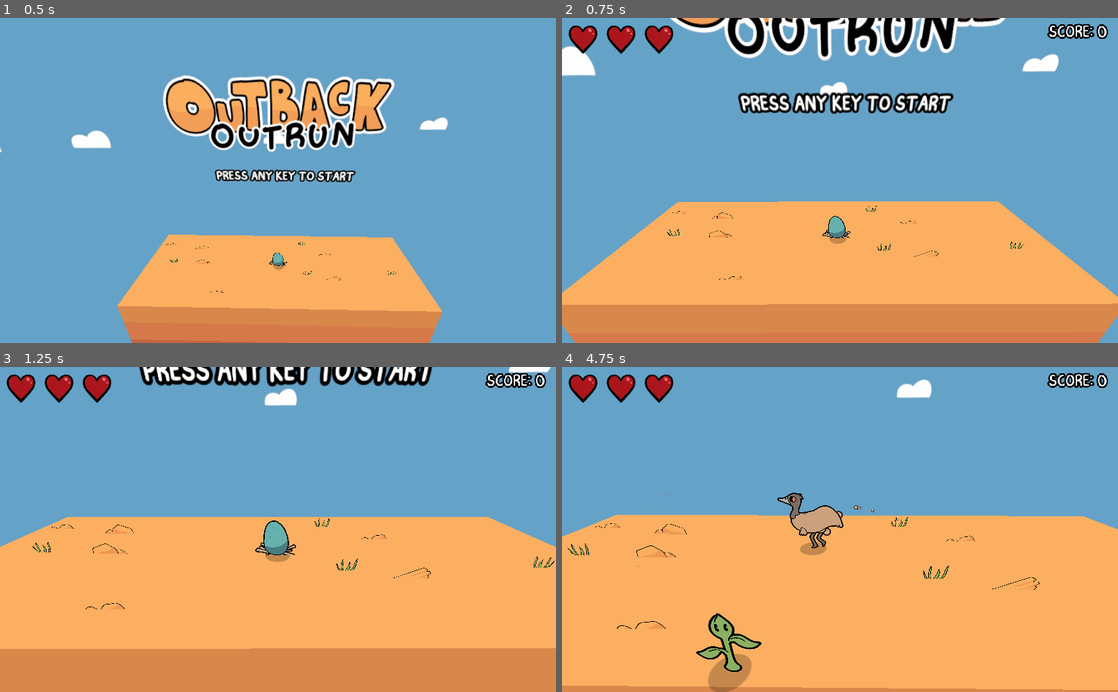
Above: before the commit, frames 1-4 (two rows, left to right).
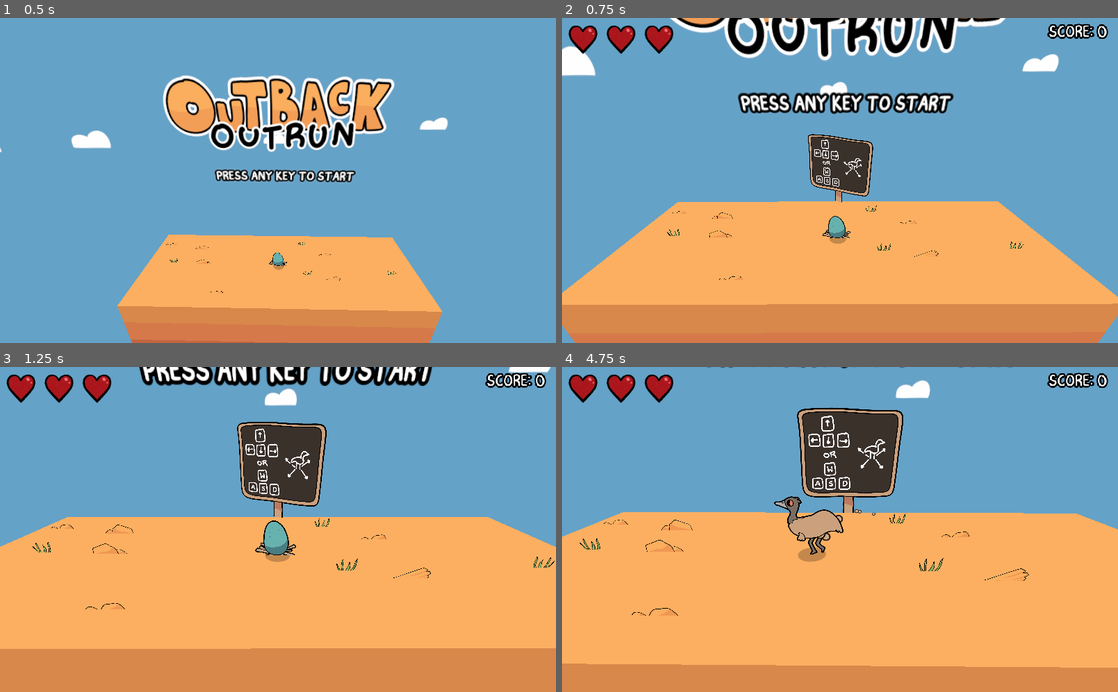
Above: after the commit, the same moments.

Repository: RonanSandoval/Games-Den-Quick
Game: Godot game, scene res://Scenes/Main Scene.tscn
The game is run twice, just before and just after one commit, with the same random seed, the same clock (stepped at 60 frames per second) and the same inputs. The engine's default icon, where the game draws it, is replaced by a stand-in: a white triangle on a blue panel in a dark square.
Inputs:
- Up to frame 1 (0.5 s): no input
- Up to frame 2 (0.75 s): tap Enter at 0.5 s; hold D (move_right) from 0.53 s (still down)
- Up to frame 3 (1.25 s): keep holding D (move_right)
- Up to frame 4 (4.75 s): release D (move_right) at 1.28 s; hold S (move_down) 1.28-2.03 s; hold D (move_right) 2.03-2.78 s; hold Up (move_up) 2.78-3.53 s; hold Left (move_left) from 3.53 s (still down)

Frame 1 is identical in both runs. In frame 2, 1.9% of the frame differs, in the area x 44-56%, y 35-57%; in frame 3, 3.8%; in frame 4, 14%, in the area x 0-100%, y 0-100%.

Commit message:
Release?

Diff:
--- a/Scenes/Bee.tscn
+++ b/Scenes/Bee.tscn
@@ -41,7 +41,6 @@
 pixel_size = 0.0015
 frames = SubResource( 6 )
 animation = "New Anim"
-frame = 1
 playing = true
 
 [node name="Shadow" type="MeshInstance" parent="."]
--- a/Scenes/Main Scene.tscn
+++ b/Scenes/Main Scene.tscn
@@ -10,6 +10,8 @@
 [ext_resource path="res://Sprites/cloud.png" type="Texture" id=8]
 [ext_resource path="res://Sprites/emu_song.wav" type="AudioStream" id=9]
 [ext_resource path="res://Sprites/title.png" type="Texture" id=10]
+[ext_resource path="res://Sprites/board-4.png" type="Texture" id=11]
+[ext_resource path="res://Scripts/BoardController.gd" type="Script" id=12]
 
 [sub_resource type="PlaneMesh" id=1]
 
@@ -169,3 +171,9 @@
 [node name="Title" type="Sprite3D" parent="."]
 transform = Transform( 1, 0, 0, 0, 1, 0, 0, 0, 1, 0, 13, -5 )
 texture = ExtResource( 10 )
+
+[node name="Board" type="Sprite3D" parent="."]
+transform = Transform( 1, 0, 0, 0, 1, 0, 0, 0, 1, 0, 3, -5 )
+pixel_size = 0.004
+texture = ExtResource( 11 )
+script = ExtResource( 12 )
--- /dev/null
+++ b/Scripts/BoardController.gd
@@ -0,0 +1,51 @@
+extends Sprite3D
+
+var spin = false
+
+onready var my_ec = get_node("../EnemySpawner")
+onready var my_game = get_node("../GameController")
+
+const B1 = preload("res://Sprites/board-1.png")
+const B2 = preload("res://Sprites/board-2.png")
+const B3 = preload("res://Sprites/board-3.png")
+const B4 = preload("res://Sprites/board-4.png")
+
+# Called when the node enters the scene tree for the first time.
+func _ready():
+	spin = true
+	visible = false
+	scale.x = 0
+
+
+# Called every frame. 'delta' is the elapsed time since the previous frame.
+func _process(delta):
+	if my_game.game_state == 3:
+		if scale.x > 0:
+			scale.x -= delta * 6
+		else:
+			visible = false
+		return
+	if my_game.game_state == 1:
+		visible = true
+		if scale.x < 1:
+			set_texture(B1)
+			scale.x += delta * 6
+		return
+
+	if spin:
+		if my_ec.curr_round == 6:
+			scale.x -= delta * 6
+			if scale.x < 0:
+				spin = false
+				visible = false
+			return
+		if my_ec.curr_round == 1:
+			set_texture(B2)
+		if my_ec.curr_round == 2:
+			set_texture(B3)
+		elif my_ec.curr_round == 4:
+			set_texture(B4)
+		rotation.y = lerp(rotation.y, 2*PI, 5 * delta)
+		if abs(rotation.y - 2*PI) < 0.01:
+			spin = false
+			rotation.y = 0
--- a/Scripts/EnemyController.gd
+++ b/Scripts/EnemyController.gd
@@ -80,6 +80,11 @@
 			disappear = true
 
 	my_shadow.scale = Vector3((1/my_sprite.translation.y)/1.5,(1/my_sprite.translation.y)/1.5,0)
+	if abs(translation.x) > 14:
+		my_shadow.visible = false
+	else:
+		my_shadow.visible = true
+
 	translation.x += direction * delta * speed
 	if abs(translation.x) > 15:
 		mode = 2
@@ -140,13 +145,13 @@
 			#translation.x += cos(angle) * vel * delta * 2
 			translation.x = sign(translation.x) * (my_floor.scale.x - 0.6)
 
-		if (translation.z > my_floor.scale.z - 0.5 or translation.z < -my_floor.scale.z + 0.5):
+		if (translation.z > my_floor.scale.z - 1 or translation.z < -my_floor.scale.z + 1):
 			degree = -degree
 			if (degree < 0):
 				degree += 2 * PI
 			if (degree > 2 * PI):
 				degree -= 2 * PI
-			translation.z = sign(translation.z) * (my_floor.scale.z - 0.6)
+			translation.z = sign(translation.z) * (my_floor.scale.z - 1.1)
 
 		if not disappear:
 			if cos(degree) > 0:
--- a/Scripts/EnemySpawnerController.gd
+++ b/Scripts/EnemySpawnerController.gd
@@ -13,9 +13,10 @@
 const SPIDER = preload("res://Scenes/Spider.tscn")
 
 onready var my_game = get_node("../GameController")
+onready var my_board = get_node("../Board")
 
 const GAME_SPEED = 1
-const ROUND_SPEED = [0, 3, 2, 1.75, 3.5, 2.5, -1]
+const ROUND_SPEED = [0, 3, 2, 1.75, 4, 2.5, -1]
 const ROUND_TYPE = [[0], [1], [2,2,2,1], [1,1,2], [3], [2,2,3], [1,1,1,1,2,2,2,3]]
 const ROUND_LENGTH = [10, 25, 15, 20, 15, 20, -1]
 
@@ -30,7 +31,7 @@
 # Called every frame. 'delta' is the elapsed time since the previous frame.
 func _process(delta):
 	if my_game.game_state != 2:
-		curr_round = 6
+		curr_round = 0
 		counter_round = ROUND_LENGTH[0]
 		counter_enemy = ROUND_SPEED[0]
 		counter_food = 2.5
@@ -58,7 +59,7 @@
 		else:
 			counter_enemy = end_timer
 			if end_timer > 0.4:
-				end_timer -= 0.02
+				end_timer -= 0.04
 				print(end_timer)
 
 	if counter_food < 0:
@@ -70,29 +71,30 @@
 		counter_round = ROUND_LENGTH[curr_round]
 		if curr_round in [1,2,4,6]:
 			counter_rest = 4
+			my_board.spin = true
 
 
 
 func spawn_bee():
 	var bee_instance = BEE.instance()
 	if randf() < 0.5:
-		bee_instance.translation = Vector3(15,0.5,rand_range(-5,5))
+		bee_instance.translation = Vector3(15,0.5,rand_range(-4,4))
 	else:
-		bee_instance.translation = Vector3(-15,0.5,rand_range(-5,5))
+		bee_instance.translation = Vector3(-15,0.5,rand_range(-4,4))
 	add_child(bee_instance)
 
 func spawn_spiny():
 	var spiny_instance = SPINY.instance()
-	spiny_instance.translation = Vector3(rand_range(-10,10),1.5,rand_range(-5,5))
+	spiny_instance.translation = Vector3(rand_range(-10,10),1.5,rand_range(-4,4))
 	add_child(spiny_instance)
 
 func spawn_spider():
 	var spider_instance = SPIDER.instance()
-	spider_instance.translation = Vector3(rand_range(-10,10),1.5,rand_range(-5,5))
+	spider_instance.translation = Vector3(rand_range(-10,10),1.5,rand_range(-4,4))
 	add_child(spider_instance)
 
 
 func spawn_food():
 	var food_instance = FOOD.instance()
-	food_instance.translation = Vector3(rand_range(-10,10),0.5,rand_range(-5,5))
+	food_instance.translation = Vector3(rand_range(-10,10),0.5,rand_range(-4,4))
 	add_child(food_instance)
--- a/Scripts/PlayerController.gd
+++ b/Scripts/PlayerController.gd
@@ -13,6 +13,9 @@
 var invincible = 0
 
 const ANGLE_CHANGE = 2
+
+const HIT_SOUND = preload("res://Sounds/hit.wav")
+const GET_SOUND = preload("res://Sounds/popsicle_get.wav")
 
 onready var my_cam = get_node("../Camera")
 onready var my_floor = get_node("../Floor")
@@ -96,13 +99,13 @@
 		#translation.x += cos(angle) * vel * delta * 2
 		translation.x = sign(translation.x) * (my_floor.scale.x - 0.6)
 
-	if (translation.z > my_floor.scale.z - 0.5 or translation.z < -my_floor.scale.z + 0.5):
+	if (translation.z > my_floor.scale.z - 1 or translation.z < -my_floor.scale.z + 1):
 		angle = -angle
 		if (angle < 0):
 			angle += 2 * PI
 		if (angle > 2 * PI):
 			angle -= 2 * PI
-		translation.z = sign(translation.z) * (my_floor.scale.z - 0.6)
+		translation.z = sign(translation.z) * (my_floor.scale.z - 1.1)
 
 	if invincible > 0:
 		my_sprite.set_animation("ouch")
@@ -158,7 +161,7 @@
 			my_explode.emitting = true
 			health -= 1
 			invincible = 3
-			my_audio.set_stream(load("res://Sounds/hit.wav"))
+			my_audio.set_stream(HIT_SOUND)
 			my_audio.play()
 		area.disappear = true
 
@@ -167,5 +170,5 @@
 		area.disappear = true
 		area.my_particles.emitting = true
 
-		my_audio.set_stream(load("res://Sounds/popsicle_get.wav"))
+		my_audio.set_stream(GET_SOUND)
 		my_audio.play()
Not shown, removed: Exports/html/OutbackOutrun.apple-touch-icon.png.import
Not shown, removed: Exports/html/OutbackOutrun.icon.png.import
Not shown, removed: Exports/html/OutbackOutrun.png.import
Not shown: 1 places in Scenes/Main Scene.tscn that only renumber resources
Binary file added: Sprites/board-1.png
Not shown, added: Sprites/board-1.png.import
Binary file added: Sprites/board-2.png
Not shown, added: Sprites/board-2.png.import
Binary file added: Sprites/board-3.png
Not shown, added: Sprites/board-3.png.import
Binary file added: Sprites/board-4.png
Not shown, added: Sprites/board-4.png.import
(and 17 more such lines)
